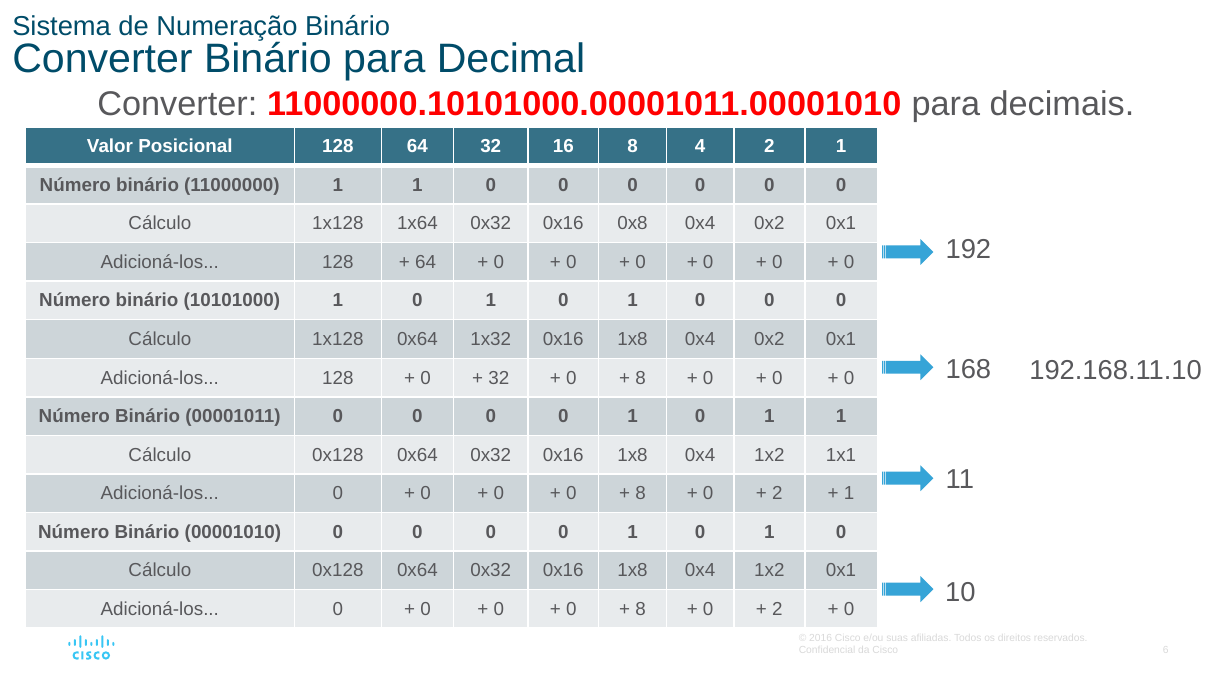
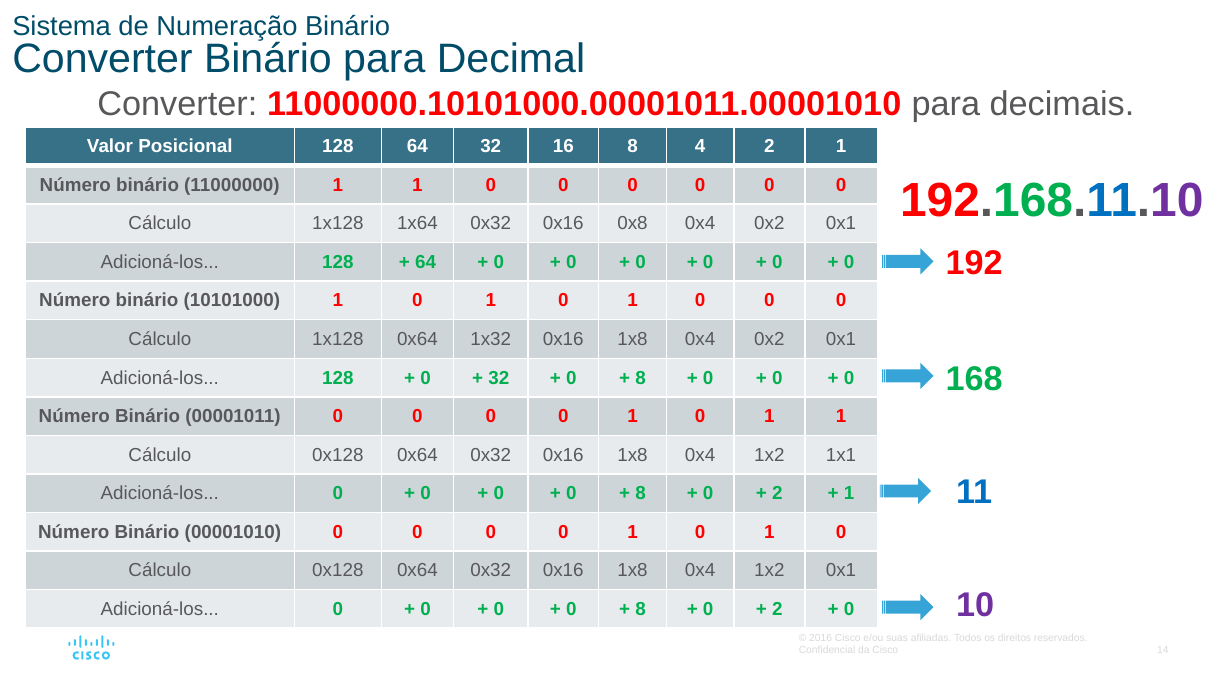
Before and after one commit to vaamonde/netacad, a slide deck: slide 14 of 02-CCNA-200-301-v7/01-CCNA-IntroducaoAsRedes-v7.02/01-Modulo01-PPTS/Modulo05-SistemaNumerico.pptx (slide 6 before the commit). Drawn at 1232x693 pixels with LibreOffice and Linux fonts; fonts in the diff are those of the drawing. Boxes give left, top, right and bottom in pixels: in the first picture for what was removed or moved away, otherwise in the second. Text is boxed around its words. In the diff, an @@ line names an element or a change of style, - is before the commit and + after.

```diff
--- a/02-CCNA-200-301-v7/01-CCNA-IntroducaoAsRedes-v7.02/01-Modulo01-PPTS/Modulo05-SistemaNumerico.pptx
+++ b/02-CCNA-200-301-v7/01-CCNA-IntroducaoAsRedes-v7.02/01-Modulo01-PPTS/Modulo05-SistemaNumerico.pptx
@@ table at (25, 127, 877, 628) @@
@@ text colour #58585B to #FF0000 in "1", "1", "0", "0" and 28 more places @@
@@ text colour #58585B to #00B050, bold on in "128", "+ 64", "+ 0", "+ 0" and 28 more places @@
@@ text "192.168.11.10": place and size @@
-text "192.168.11.10" at (1029, 360, 1202, 380)
+text "192.168.11.10" at (900, 182, 1203, 217)
@@ text "192.168.11.10" at (900, 182, 1203, 217): size 16 to 28 pt, bold on; text colour #58585B to #FF0000, text colour #58585B to #00B050, text colour #58585B to #0070C0, text colour #58585B to #7030A0 in "192.168.11.10"; alignment left to centre @@
@@ text "192": place and size @@
-text "192" at (946, 239, 992, 258)
+text "192" at (946, 250, 1003, 275)
@@ text "192" at (946, 250, 1003, 275): size 16 to 20 pt, text colour #58585B to #FF0000, bold on @@
@@ text "168" at (946, 366, 1003, 391): size 16 to 20 pt, text colour #58585B to #00B050, bold on @@
@@ 3 striped right arrows: place and size @@
-3 striped right arrows at (882, 239, 934, 492)
+3 striped right arrows at (880, 249, 934, 504)
@@ text "11": place and size @@
-text "11" at (946, 469, 974, 488)
+text "11" at (956, 479, 992, 503)
@@ text "11" at (956, 479, 992, 503): size 16 to 20 pt, text colour #58585B to #0070C0, bold on @@
@@ striped right arrow: place and size @@
-striped right arrow at (882, 577, 934, 602)
+striped right arrow at (882, 594, 934, 620)
@@ text "10": place and size @@
-text "10" at (945, 582, 975, 601)
+text "10" at (956, 592, 994, 617)
@@ text "10" at (956, 592, 994, 617): size 16 to 20 pt, text colour #58585B to #7030A0, bold on @@
@@ page number added at (1157, 644, 1168, 655), 6 pt, text #D9D9D9 @@
+14
```
Also in this commit, not shown: 7 other slides changed, 15 slides added, 2 slides removed, 24 other files.
